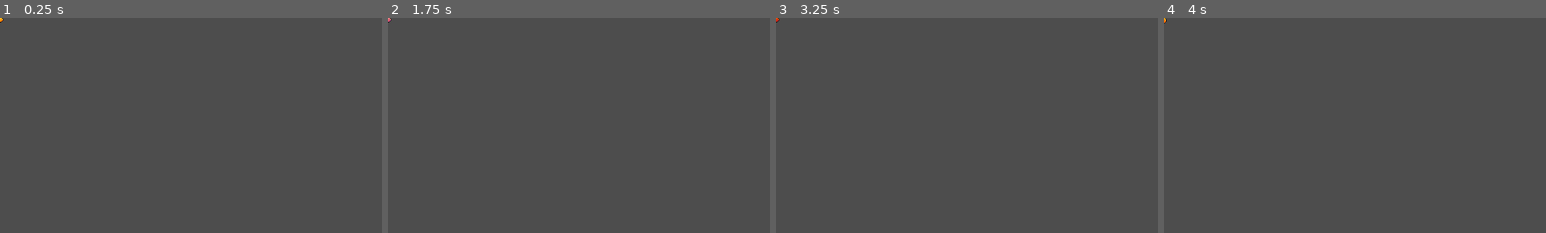
Above: before the commit, frames 1-4 (left to right).
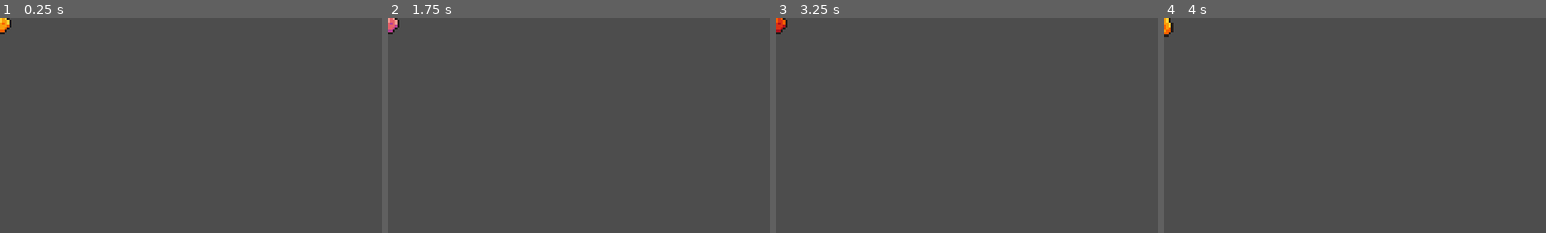
Above: after the commit, the same moments.

Repository: LicoRyte/PSCP--NoIWasTheJudge
Game: Godot game, scene res://Scene/Player.tscn
Two runs of this game, one before a commit and one after it. Both use one fixed random seed, a clock stepped at 60 frames per second and the inputs below.
Inputs:
- Up to frame 1 (0.25 s): no input
- Up to frame 2 (1.75 s): tap Enter at 1.25 s
- Up to frame 3 (3.25 s): tap Space at 2 s; tap Enter at 2.75 s
- Up to frame 4 (4 s): no input
The pictures show only the part of the screen within x 0-50%, y 0-50%; the shares and areas given below are measured in that part.
In our replay, the window is 799x449 before the commit and 800x450 after it. These sizes can differ from the game's own. Grey fills any space a smaller window leaves; there, only what the larger window draws over its background counts as a difference.

The runs differ from the first frame. In frame 1, 0.2% of the frame differs, in the area x 0-3%, y 0-8%; in frame 2, 0.2%; in frame 3, 0.2%; in frame 4, 0.2%.

Commit message:
Implement Health and Stamina System on player
Implement Stamina and Health system to player but they hasn't been tested yet

Diff:
--- a/Base/health_component.gd
+++ b/Base/health_component.gd
@@ -13,12 +13,6 @@
 func set_max_health(amount: float):
 	max_health = amount
 
-func change_stamina(amount: float):
+func change_health(amount: float):
 	current_health += amount
 	current_health = clamp(current_health, 0, max_health)
-
-func use_stamina(amount: float):
-	if current_health <= 0 or amount > current_health:
-		return false
-	else:
-		return true
--- a/Scene/test.tscn
+++ b/Scene/test.tscn
@@ -1,3 +1,14 @@
-[gd_scene format=3 uid="uid://bur8iout8ew2u"]
+[gd_scene load_steps=2 format=3 uid="uid://bur8iout8ew2u"]
+
+[ext_resource type="Texture2D" uid="uid://sr4pf1fejscy" path="res://Old_asset/sprites/knight.png" id="1_wsa5o"]
 
 [node name="Node2D" type="Node2D"]
+
+[node name="Label" type="Label" parent="."]
+offset_right = 40.0
+offset_bottom = 23.0
+text = "dasdasdasd"
+
+[node name="Knight" type="Sprite2D" parent="."]
+position = Vector2(265, 165)
+texture = ExtResource("1_wsa5o")
--- a/Scripts/Player State/player.gd
+++ b/Scripts/Player State/player.gd
@@ -7,12 +7,16 @@
 @onready var health: Node = $Health
 
 
+
 var anims : AnimatedSprite2D
 
 var current_health: float
 var current_stamina: float
 
 func _ready() -> void:
+	Damage._deal_damage.connect(recieve_damage)
+	#Damage._do_stun.connect()
+
 	current_health = health.current_health
 	current_stamina = stamina.current_stamina
 	state_machine_mm.initialize(self)
@@ -25,3 +29,15 @@
 func _unhandled_input(event: InputEvent) -> void:
 	state_machine_mm.process_events(event)
 	state_machine_mm.process_events(event)
+
+#----Component-Based
+
+func recieve_damage(amount: float, target: Node2D = self) -> void:
+	if target == self and get_node_or_null("Health"):
+		health.change_health(amount)
+
+func stamina_request(amount: float) -> bool:
+	if get_node_or_null("Stamina"):
+		var success = stamina.use_stamina(amount)
+		return success
+	return false
--- a/Service/GameEvents.gd
+++ b/Service/GameEvents.gd
@@ -1,9 +1,8 @@
 extends Node
 
 
-# Called when the node enters the scene tree for the first time.
-func _ready() -> void:
-	pass # Replace with function body.
+func _ready():
+	pass
 
 
 # Called every frame. 'delta' is the elapsed time since the previous frame.
--- a/Service/GlobalAudio.gd
+++ b/Service/GlobalAudio.gd
@@ -1,11 +1,11 @@
 extends Node
 
 var effect = {
-	"test" : ""
+	"test" : "put a audio files here"
 }
 
 var music = {
-
+	"test_music": "put a files here though"
 }
 
 var current_music: AudioStream
--- a/project.godot
+++ b/project.godot
@@ -23,6 +23,19 @@
 Utils="*res://Service/Utils.gd"
 GlobalAudio="*res://Service/GlobalAudioService.tscn"
 
+[display]
+
+window/size/viewport_width=640
+window/size/viewport_height=360
+window/size/resizable=false
+window/size/window_width_override=1280
+window/size/window_height_override=720
+window/stretch/mode="viewport"
+window/stretch/scale=2.0
+window/stretch/scale_mode="integer"
+
 [rendering]
 
 textures/canvas_textures/default_texture_filter=0
+2d/snap/snap_2d_transforms_to_pixel=true
+2d/snap/snap_2d_vertices_to_pixel=true
